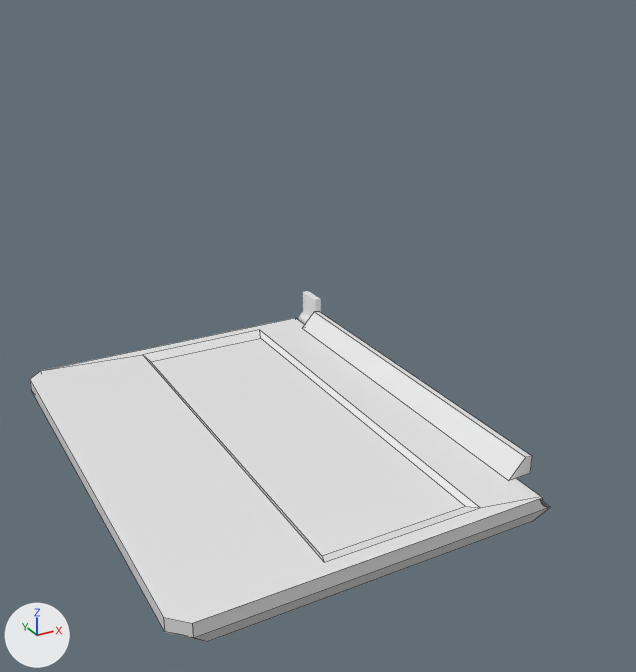
Before and after pictures for a commit that changed the Blender file Assets/Animation/Laptop_Base.blend.
Before and after are seen from a camera (50 mm lens) standing at (-1.14, -3.03, 1.97) and looking at (0.42, -0.2, 0.56). The lights are fixed; the arrows at lower left show +X, +Y and +Z. Mesh edges are drawn as thin lines on the coarser meshes.

The first picture shows 'Cube', 'Power'.
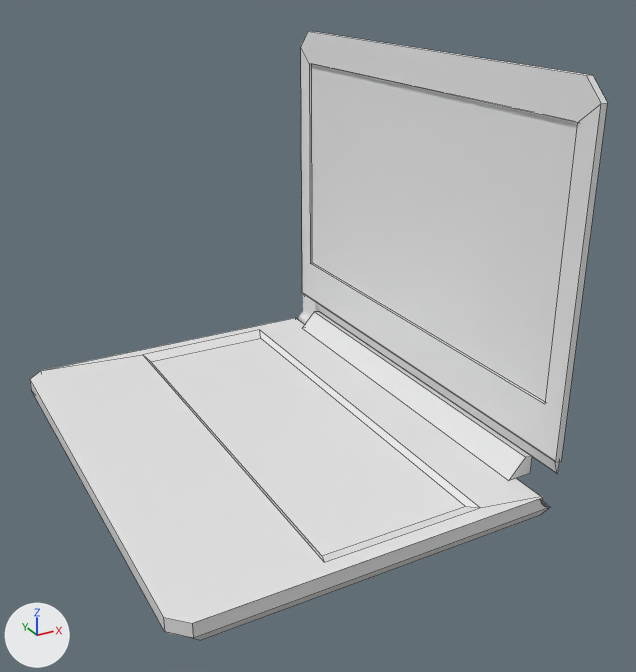
ob_screenbool is not drawn itself; it is used by a modifier of ob_screen.

Boxes [x1, y1, x2, y2] around the edits, measured in the pictures (636 x 672 px):
```json
{"object": "Screen", "change": "added", "after": [301, 31, 608, 462]}
{"object": "ScreenAngle", "change": "added", "after": [316, 302, 559, 474]}
```

Edits to the scene script, one JSON object a line:
```json
{"op": "add", "block": "me_cube_002", "code": ["me_cube_002 = bpy.data.meshes.new('Cube.002')", "me_cube_002.from_pydata(...)  # a box spanning x -1.0..1.0, y -1.0..1.0, z -1.0..1.0"]}
{"op": "add", "block": "me_cube_001", "code": ["me_cube_001 = bpy.data.meshes.new('Cube.001')", "me_cube_001.from_pydata([(0.89, -1.0, -1.0), (-1.0, -1.0, 1.0), (0.81, 1.0, -1.0), (-1.0, 1.0, 1.0), (1.0, -1.0, -1.0), (1.0, -1.0, 1.0), (1.0, 1.0, -1.0), (1.0, 1.0, 1.0)], [], [(0, 1, 3, 2), (2, 3, 7, 6), (6, 7, 5, 4), (4, 5, 1, 0), (2, 6, 4, 0), (7, 3, 1, 5)])"]}
{"op": "add", "block": "me_cube", "code": ["me_cube = bpy.data.meshes.new('Cube')", "me_cube.from_pydata([(-1.0, -1.0, -0.69), (-1.0, 1.0, -0.69), (1.0, -1.0, -0.69), (1.0, 1.0, -0.69), (-0.99, -0.92, 0.69), (-1.0, -1.0, 0.61), (-1.01, 0.92, 0.69), (-1.0, 1.0, 0.61), (0.97, -0.92, 0.69), (1.0, -1.0, 0.61), (0.98, 0.92, 0.69), (1.0, 1.0, 0.61)], [], [(10, 6, 4, 8), (3, 11, 10, 8, 9, 2), (1, 3, 2, 0), (1, 7, 11, 3), (6, 10, 11, 7), (0, 5, 4, 6, 7, 1), (8, 4, 5, 9), (2, 9, 5, 0)])"]}
{"op": "add", "block": "ob_screenbool", "code": ["ob_screenbool = bpy.data.objects.new('ScreenBool', me_cube_002)", "ob_screenbool.location = (0.98, 0.0, 0.949)", "ob_screenbool.scale = (0.014, 0.909, 0.512)", "ob_screenbool.hide_set(True)"]}
{"op": "add", "block": "ob_screenangle", "code": ["ob_screenangle = bpy.data.objects.new('ScreenAngle', me_cube_001)", "ob_screenangle.location = (0.996, 0.0, 0.207)", "ob_screenangle.scale = (0.0125, 0.99, 0.032)"]}
{"op": "add", "block": "ob_screen", "code": ["ob_screen = bpy.data.objects.new('Screen', me_cube)", "ob_screen.location = (0.995, 0.0, 0.923)", "ob_screen.scale = (0.0138, 1.0, 1.0)", "_m = ob_screen.modifiers.new('Boolean', 'BOOLEAN')", "_m.object = ob_screenbool", "_m.solver = 'FLOAT'"]}
```
